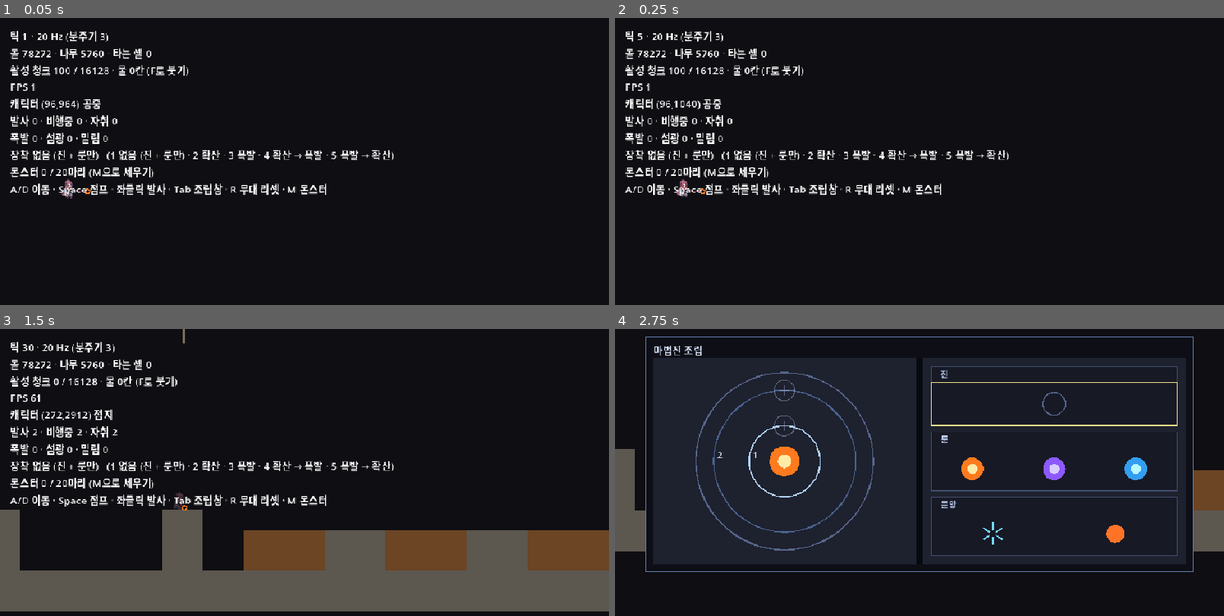
Above: before the commit, frames 1-4 (two rows, left to right).
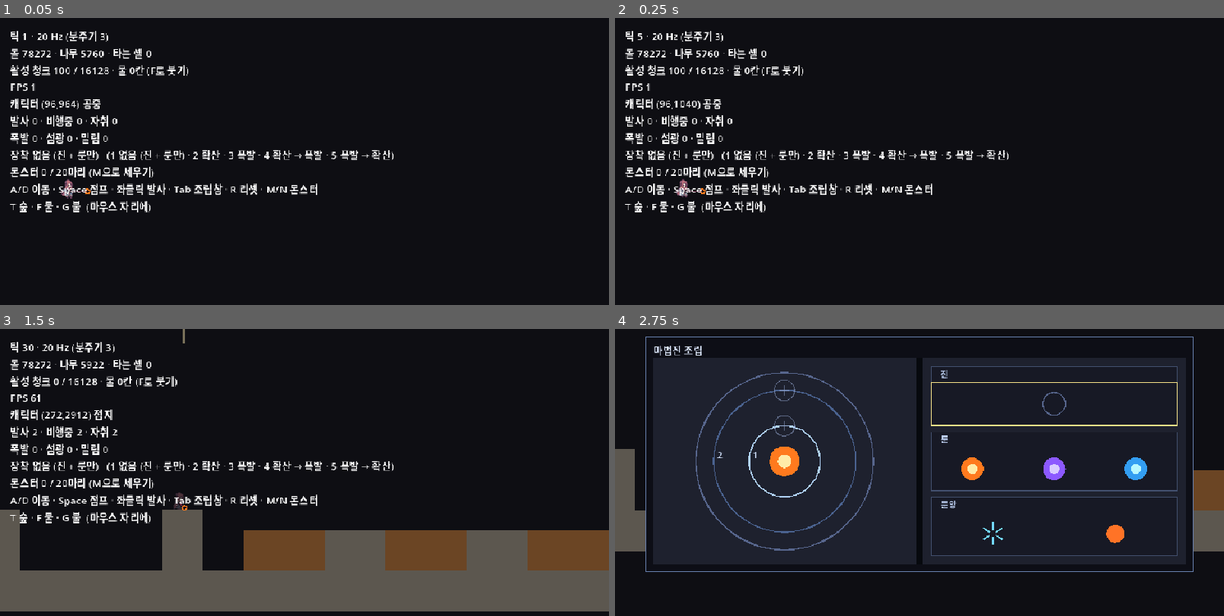
Above: after the commit, the same moments.

Repository: djgnfj-svg/tockbon
Game: Godot game, scene res://src/stage/stage.tscn
The game is run twice, just before and just after one commit, with the same random seed, the same clock (stepped at 60 frames per second) and the same inputs.
Inputs (mouse positions are in pixels of both pictures, inside the frame that each line leads up to):
- Up to frame 1 (0.05 s): no input
- Up to frame 2 (0.25 s): no input
- Up to frame 3 (1.5 s): tap Enter at 0.5 s; move the mouse to (438, 483) at 0.52 s; hold D (move_right) 0.53-1.25 s; tap T at 0.6 s; click (438, 483) at 0.67 s; tap Space (jump) at 0.77 s; tap G at 0.8 s; drag from (182, 515) to (274, 567) at 1.27 s
- Up to frame 4 (2.75 s): move the mouse to (980, 423) at 2.02 s; hold D (move_right) from 2.03 s (still down); hold Tab (toggle_assembly) from 2.03 s (still down); click (980, 423) at 2.17 s; tap G at 2.3 s

The runs differ from the first frame. In frame 1, 0.6% of the frame differs, in the area x 1-54%, y 57-68%; in frame 2, 0.6%; in frame 3, 0.7%, in the area x 1-54%, y 11-68%; in frame 4, nothing differs.

Commit message:
stage: 숲·물·불이 한 화면에 모인다 — T/F/G
🔴🔴 **볼 것이 화면에 도달하는 경로가 없었다**(CLAUDE.md).

물 작업이 「얕은 물은 불을 못 끈다」를 넣었는데 **그 차이는 숲 위에서만 보인다** —
깊은 물은 불을 세우고 얇게 퍼진 시트는 못 세운다.
⚠ **실측: 맵 전체에 나무가 91타일이고 그나마 세로 기둥 모양**이라
그 규칙이 **원리적으로 화면에 안 나왔다.**

T 숲 · F 물 · G 불. 셋이 한 벌이고 HUD에 한 줄로 적었다.
⚠ **T는 원반이 아니라 가로 띠다** — 동그라미로 깔면 언덕이 되어 물이 양옆으로
흘러내리고, 그러면 재려던 그림이 안 나온다. 그리고 **빈칸에만 깐다**(붓이지 파괴가 아니다).

헤드리스로 셋이 실제로 도는 것을 확인했다: T 81칸 · F 735칸 · G 점화 true.

Co-Authored-By: Claude Opus 5 (1M context) <noreply@anthropic.com>

Diff:
--- a/src/stage/stage.gd
+++ b/src/stage/stage.gd
@@ -232,6 +232,8 @@
 	_input.fire_requested.connect(_fire_at)
 	_input.reset_requested.connect(reset_stage)
 	_input.water_requested.connect(_pour_water_at)
+	_input.wood_requested.connect(_paint_wood_at)
+	_input.ignite_requested.connect(_ignite_at)
 	_input.monster_requested.connect(_spawn_monster_at)
 	_input.loadout_requested.connect(_set_loadout)
 	# 🔴🔴 **세상을 안 멈춘다** — 여기서 `get_tree().paused`를 건드리지 마라.
@@ -293,6 +295,36 @@
 				continue
 			# ⚠ 돌·타는 칸은 `set_water` 가 조용히 거절한다 — 그릇 안에 부어도 벽을 안 먹는다.
 			_grid.set_water(cx + dx, cy + dy, Tuning.WATER_MAX)
+
+
+## 🔴🔴 **T — 마우스 자리에 나무 바닥을 깐다. 껍데기 전용 디버그 문이다** (2026-08-07).
+##
+## 🔴🔴 **왜 생겼나 — 「볼 것이 화면에 도달하는 경로」가 없었다**(CLAUDE.md).
+##  물 작업이 **「얕은 물은 불을 못 끈다」**를 넣었는데, 그 차이는 **숲 위에서만 보인다**:
+##  깊은 물은 불을 세우고 얇게 퍼진 시트는 못 세운다 — **나무가 넓게 깔려 있어야 그게 보인다.**
+##  ⚠ **실측: 맵 전체에 나무가 91칸이고 그나마 세로 기둥 모양이다** ⇒ 화면에서 원리적으로 못 본다.
+##
+## ⚠ **`set_water` 와 달리 원반이 아니라 가로 띠다.** 숲 바닥을 만드는 것이 목적이라
+##  동그라미로 깔면 「언덕」이 되어 물이 양옆으로 흘러내린다 — 그러면 재려던 그림이 안 나온다.
+## 🔴 **빈칸에만 깐다** — 돌·물 위에 덮으면 지형을 지우게 되고, 그건 붓이 아니라 파괴다.
+const WOOD_BRUSH_W := 40
+const WOOD_BRUSH_H := 2
+
+func _paint_wood_at(world_px: Vector2) -> void:
+	var cx := floori(world_px.x / Tuning.CELL_PX)
+	var cy := floori(world_px.y / Tuning.CELL_PX)
+	for dy in WOOD_BRUSH_H:
+		for dx in range(-WOOD_BRUSH_W, WOOD_BRUSH_W + 1):
+			if _grid.mat_at(cx + dx, cy + dy) != Mat.EMPTY:
+				continue
+			_grid.apply(CellGrid.cmd_fill(cx + dx, cy + dy, cx + dx, cy + dy, Mat.WOOD))
+
+
+## 🔴🔴 **G — 마우스 자리에 불을 붙인다. 껍데기 전용 디버그 문이다** (2026-08-07).
+##  ⚠ 마법 불 룬으로도 붙지만 **조준·비행·착탄을 거쳐야 해서 「여기에 붙이고 싶다」가 안 된다.**
+##  🔴 위 T와 짝이다 — 숲을 깔고(T) 물을 붓고(F) 불을 붙여(G) 세 재료가 한 화면에 모인다.
+func _ignite_at(world_px: Vector2) -> void:
+	_grid.ignite(floori(world_px.x / Tuning.CELL_PX), floori(world_px.y / Tuning.CELL_PX))
 
 
 ## 🔴🔴 **M/N — 마우스 자리에 몬스터를 세운다. 껍데기 전용 디버그 문이다**(`monsters-minimum`).
@@ -532,7 +564,10 @@
 		"몬스터 %d / %d마리 (M으로 세우기)" % [_world.monster_count(), MonsterDefs.MAX_MONSTERS],
 		# 🔴 **Tab을 안 적으면 조립창이 「아무도 못 여는 기능」이 된다** — verify-look이 그렇게 적었다.
 		#  ⚠ M을 안 적으면 「아무도 못 여는 기능」이 되는 것은 몬스터도 같다.
-		"A/D 이동 · Space 점프 · 좌클릭 발사 · Tab 조립창 · R 무대 리셋 · M 몬스터",
+		#  🔴 **T/F/G 셋을 한 덩어리로 적는다** — 「숲을 깔고 물을 붓고 불을 붙인다」가
+		#   한 절차라, 따로 적으면 셋이 한 벌인 것이 안 읽힌다.
+		"A/D 이동 · Space 점프 · 좌클릭 발사 · Tab 조립창 · R 리셋 · M/N 몬스터",
+		"T 숲 · F 물 · G 불  (마우스 자리에)",
 	])
 
 
--- a/src/stage/stage_input.gd
+++ b/src/stage/stage_input.gd
@@ -14,6 +14,11 @@
 ##  유일한 길**이다. ⚠ 룬이 서면 이 키는 남겨도 되고 지워도 된다 — 무대는 본편에 안 남는다.
 ## ⚠ **월드 좌표를 넘긴다** — 좌클릭과 같은 이유다(흔들리는 동안 어긋난다).
 signal water_requested(world_px: Vector2)
+## 🔴 **T · G — 숲을 깔고 불을 붙인다. 껍데기 전용이다**(2026-08-07).
+##  ⚠ F와 셋이 한 벌이다 — **나무·물·불이 한 화면에 모여야** 「얕은 물은 불을 못 끈다」가 보인다.
+##  🔴 그전에는 맵에 나무가 91칸뿐이라 그 규칙이 **원리적으로 화면에 안 나왔다**(`stage.gd` 의 T 상자).
+signal wood_requested(world_px: Vector2)
+signal ignite_requested(world_px: Vector2)
 ## 🔴 **M/N — 마우스 자리에 몬스터를 세운다. 껍데기 전용 디버그 키다**(`monsters-minimum`).
 ##  배치는 맵 문서의 몫이라(문서 「경계」) 무대는 몬스터를 자동으로 안 깐다 — 이 키가
 ##  「볼 것이 화면에 도달하는 경로」다. **F(물 붓기)와 정확히 같은 어법이다.**
@@ -101,6 +106,12 @@
 				#  읽어 같은 `_to_world` 로 변환한다 — 좌클릭과 **같은 문을 지나야** 두 길이
 				#  안 갈라진다. ⚠ 여기서만 따로 변환하면 흔들리는 동안 물만 엉뚱한 셀에 떨어진다.
 				water_requested.emit(_to_world(get_viewport().get_mouse_position()))
+			# 🔴 F와 **같은 문**을 지난다 — 셋이 다르게 변환하면 카메라가 흔들리는 동안
+			#  나무·불만 엉뚱한 셀에 떨어진다(위 `_to_world` 상자).
+			KEY_T:
+				wood_requested.emit(_to_world(get_viewport().get_mouse_position()))
+			KEY_G:
+				ignite_requested.emit(_to_world(get_viewport().get_mouse_position()))
 
 
 ## 🔴🔴 **뷰포트 좌표 ≠ 월드 좌표다** — 흔들림용 `Camera2D`가 붙어 있는 한.
